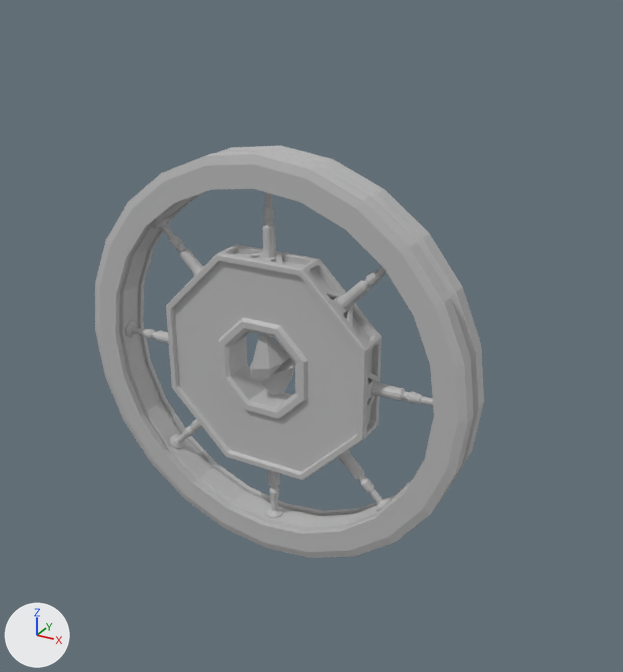
Two versions of the FBX model Assets/_Game/Art/Entities/Characters/BossAnim/GBE_Boss_AllWeaponsDestroyed_Anim.fbx, one commit apart.
One viewpoint serves both versions: a camera (50 mm lens) standing at (9.09, -14.65, 15.47) and looking at (0.65, 0.7, 7.8). The lights are fixed; the arrows at lower left show +X, +Y and +Z. Where no turn or scale is listed for an object, it has been applied to the vertices.

Objects in the first picture: 'GBE_Boss_rig:boss_crystal_GEO', 'GBE_Boss_rig:boss_innerRing_GEO', 'GBE_Boss_rig:boss_outerRing_GEO', 'GBE_Boss_rig:boss_outerRing_support_GEO'.
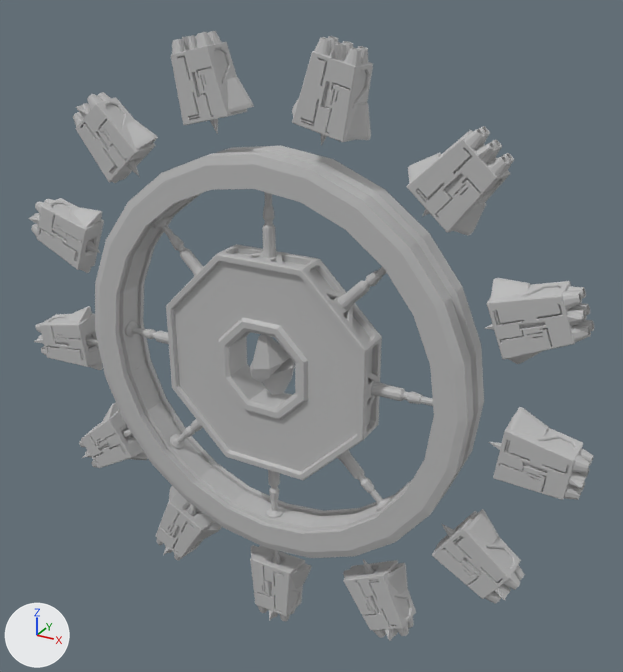
Where the change shows, as pixel boxes (x1, y1, x2, y2) in the pictures (623 x 672 px):
'GBE_Boss_rig:boss_weapon_09_GEO', shown
    after: (407, 126, 514, 236)
'GBE_Boss_rig:boss_weapon_10_GEO', shown
    after: (485, 278, 595, 364)
'GBE_Boss_rig:boss_weapon_08_GEO', shown
    after: (292, 36, 373, 145)
'GBE_Boss_rig:boss_weapon_11_GEO', shown
    after: (489, 407, 593, 500)
'GBE_Boss_rig:boss_weapon_07_GEO', shown
    after: (171, 31, 254, 134)
'GBE_Boss_rig:boss_weapon_12_GEO', shown
    after: (432, 509, 525, 604)
'GBE_Boss_rig:boss_weapon_06_GEO', shown
    after: (73, 92, 158, 183)
'GBE_Boss_rig:boss_weapon_13_GEO', shown
    after: (343, 559, 416, 641)
'GBE_Boss_rig:boss_weapon_05_GEO', shown
    after: (29, 198, 104, 273)
'GBE_Boss_rig:boss_weapon_01_GEO', shown
    after: (250, 545, 311, 621)
'GBE_Boss_rig:boss_weapon_04_GEO', shown
    after: (34, 306, 103, 370)
'GBE_Boss_rig:boss_weapon_02_GEO', shown
    after: (156, 486, 222, 561)
'GBE_Boss_rig:boss_weapon_03_GEO', shown
    after: (79, 402, 148, 468)

Patch to the scene script:
```diff
--- a/Assets/_Game/Art/Entities/Characters/BossAnim/GBE_Boss_AllWeaponsDestroyed_Anim.fbx.py
+++ b/Assets/_Game/Art/Entities/Characters/BossAnim/GBE_Boss_AllWeaponsDestroyed_Anim.fbx.py
@@ ob_gbe_boss_rig_boss_weapon_11_geo @@
 ob_gbe_boss_rig_boss_weapon_11_geo.location = (0.0, 0.0, 0.0)
-ob_gbe_boss_rig_boss_weapon_11_geo.hide_viewport = True
+ob_gbe_boss_rig_boss_weapon_11_geo.rotation_euler = (1.571, 0.0, 0.0)  # degrees (90, 0, 0)
+ob_gbe_boss_rig_boss_weapon_11_geo.scale = (0.01, 0.01, 0.01)
@@ ob_gbe_boss_rig_boss_weapon_08_geo @@
 ob_gbe_boss_rig_boss_weapon_08_geo.location = (0.0, 0.0, 0.0)
-ob_gbe_boss_rig_boss_weapon_08_geo.hide_viewport = True
+ob_gbe_boss_rig_boss_weapon_08_geo.rotation_euler = (1.571, 0.0, 0.0)  # degrees (90, 0, 0)
+ob_gbe_boss_rig_boss_weapon_08_geo.scale = (0.01, 0.01, 0.01)
@@ ob_gbe_boss_rig_boss_weapon_13_geo @@
 ob_gbe_boss_rig_boss_weapon_13_geo.location = (0.0, 0.0, 0.0)
-ob_gbe_boss_rig_boss_weapon_13_geo.hide_viewport = True
+ob_gbe_boss_rig_boss_weapon_13_geo.rotation_euler = (1.571, 0.0, 0.0)  # degrees (90, 0, 0)
+ob_gbe_boss_rig_boss_weapon_13_geo.scale = (0.01, 0.01, 0.01)
@@ ob_gbe_boss_rig_boss_weapon_07_geo @@
 ob_gbe_boss_rig_boss_weapon_07_geo.location = (0.0, 0.0, 0.0)
-ob_gbe_boss_rig_boss_weapon_07_geo.hide_viewport = True
+ob_gbe_boss_rig_boss_weapon_07_geo.rotation_euler = (1.571, 0.0, 0.0)  # degrees (90, 0, 0)
+ob_gbe_boss_rig_boss_weapon_07_geo.scale = (0.01, 0.01, 0.01)
@@ ob_gbe_boss_rig_boss_weapon_01_geo @@
 ob_gbe_boss_rig_boss_weapon_01_geo.location = (0.0, 0.0, 0.0)
-ob_gbe_boss_rig_boss_weapon_01_geo.hide_viewport = True
+ob_gbe_boss_rig_boss_weapon_01_geo.rotation_euler = (1.571, 0.0, 0.0)  # degrees (90, 0, 0)
+ob_gbe_boss_rig_boss_weapon_01_geo.scale = (0.01, 0.01, 0.01)
@@ ob_gbe_boss_rig_boss_weapon_02_geo @@
 ob_gbe_boss_rig_boss_weapon_02_geo.location = (0.0, 0.0, 0.0)
-ob_gbe_boss_rig_boss_weapon_02_geo.hide_viewport = True
+ob_gbe_boss_rig_boss_weapon_02_geo.rotation_euler = (1.571, 0.0, 0.0)  # degrees (90, 0, 0)
+ob_gbe_boss_rig_boss_weapon_02_geo.scale = (0.01, 0.01, 0.01)
@@ ob_gbe_boss_rig_boss_weapon_09_geo @@
 ob_gbe_boss_rig_boss_weapon_09_geo.location = (0.0, 0.0, 0.0)
-ob_gbe_boss_rig_boss_weapon_09_geo.hide_viewport = True
+ob_gbe_boss_rig_boss_weapon_09_geo.rotation_euler = (1.571, 0.0, 0.0)  # degrees (90, 0, 0)
+ob_gbe_boss_rig_boss_weapon_09_geo.scale = (0.01, 0.01, 0.01)
@@ ob_gbe_boss_rig_boss_weapon_05_geo @@
 ob_gbe_boss_rig_boss_weapon_05_geo.location = (0.0, 0.0, 0.0)
-ob_gbe_boss_rig_boss_weapon_05_geo.hide_viewport = True
+ob_gbe_boss_rig_boss_weapon_05_geo.rotation_euler = (1.571, 0.0, 0.0)  # degrees (90, 0, 0)
+ob_gbe_boss_rig_boss_weapon_05_geo.scale = (0.01, 0.01, 0.01)
@@ ob_gbe_boss_rig_boss_weapon_06_geo @@
 ob_gbe_boss_rig_boss_weapon_06_geo.location = (0.0, 0.0, 0.0)
-ob_gbe_boss_rig_boss_weapon_06_geo.hide_viewport = True
+ob_gbe_boss_rig_boss_weapon_06_geo.rotation_euler = (1.571, 0.0, 0.0)  # degrees (90, 0, 0)
+ob_gbe_boss_rig_boss_weapon_06_geo.scale = (0.01, 0.01, 0.01)
@@ ob_gbe_boss_rig_boss_weapon_03_geo @@
 ob_gbe_boss_rig_boss_weapon_03_geo.location = (0.0, 0.0, 0.0)
-ob_gbe_boss_rig_boss_weapon_03_geo.hide_viewport = True
+ob_gbe_boss_rig_boss_weapon_03_geo.rotation_euler = (1.571, 0.0, 0.0)  # degrees (90, 0, 0)
+ob_gbe_boss_rig_boss_weapon_03_geo.scale = (0.01, 0.01, 0.01)
@@ ob_gbe_boss_rig_boss_weapon_10_geo @@
 ob_gbe_boss_rig_boss_weapon_10_geo.location = (0.0, 0.0, 0.0)
-ob_gbe_boss_rig_boss_weapon_10_geo.hide_viewport = True
+ob_gbe_boss_rig_boss_weapon_10_geo.rotation_euler = (1.571, 0.0, 0.0)  # degrees (90, 0, 0)
+ob_gbe_boss_rig_boss_weapon_10_geo.scale = (0.01, 0.01, 0.01)
@@ ob_gbe_boss_rig_boss_weapon_04_geo @@
 ob_gbe_boss_rig_boss_weapon_04_geo.location = (0.0, 0.0, 0.0)
-ob_gbe_boss_rig_boss_weapon_04_geo.hide_viewport = True
+ob_gbe_boss_rig_boss_weapon_04_geo.rotation_euler = (1.571, 0.0, 0.0)  # degrees (90, 0, 0)
+ob_gbe_boss_rig_boss_weapon_04_geo.scale = (0.01, 0.01, 0.01)
@@ ob_gbe_boss_rig_boss_weapon_12_geo @@
 ob_gbe_boss_rig_boss_weapon_12_geo.location = (0.0, 0.0, 0.0)
-ob_gbe_boss_rig_boss_weapon_12_geo.hide_viewport = True
+ob_gbe_boss_rig_boss_weapon_12_geo.rotation_euler = (1.571, 0.0, 0.0)  # degrees (90, 0, 0)
+ob_gbe_boss_rig_boss_weapon_12_geo.scale = (0.01, 0.01, 0.01)
```
